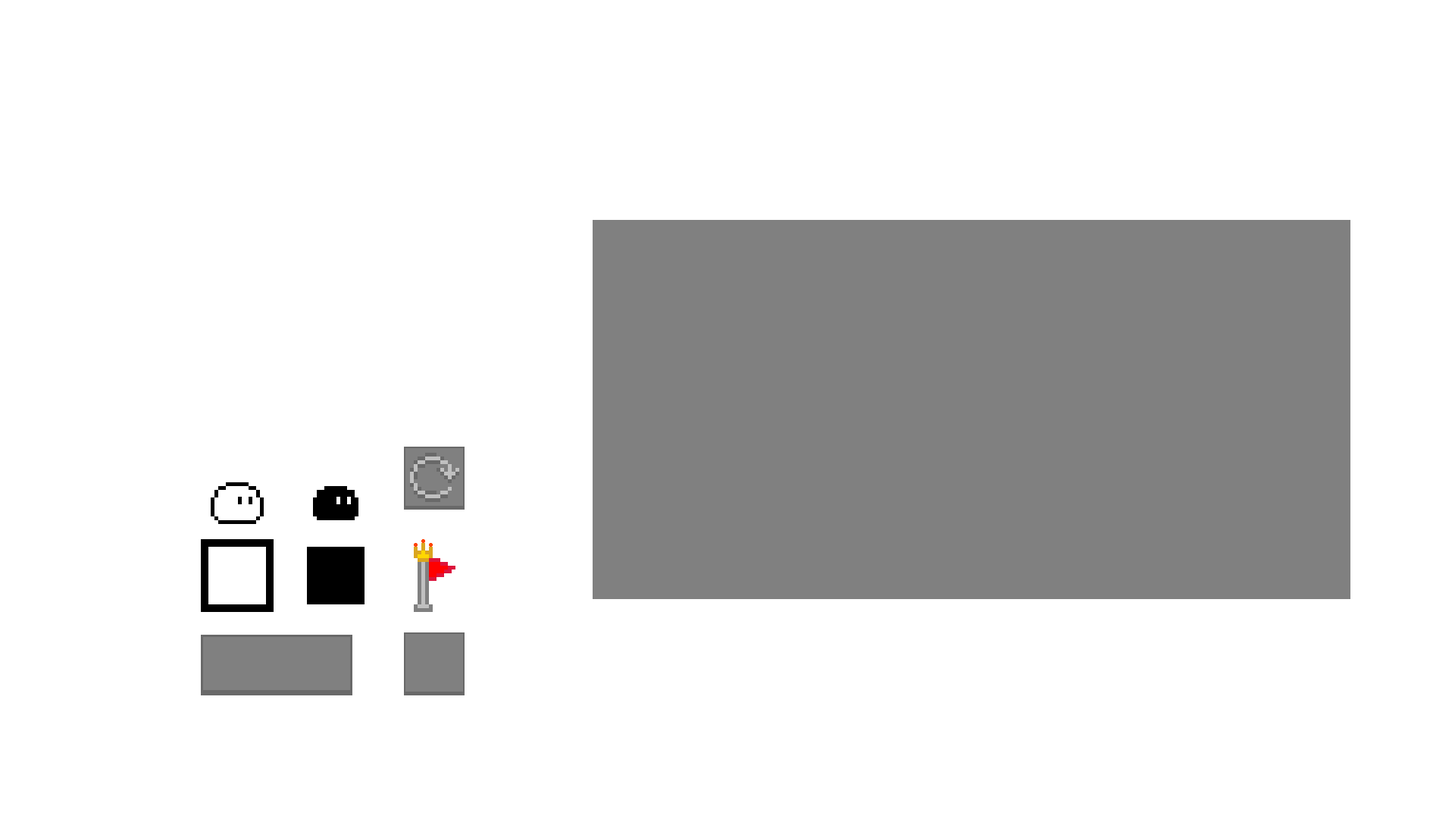
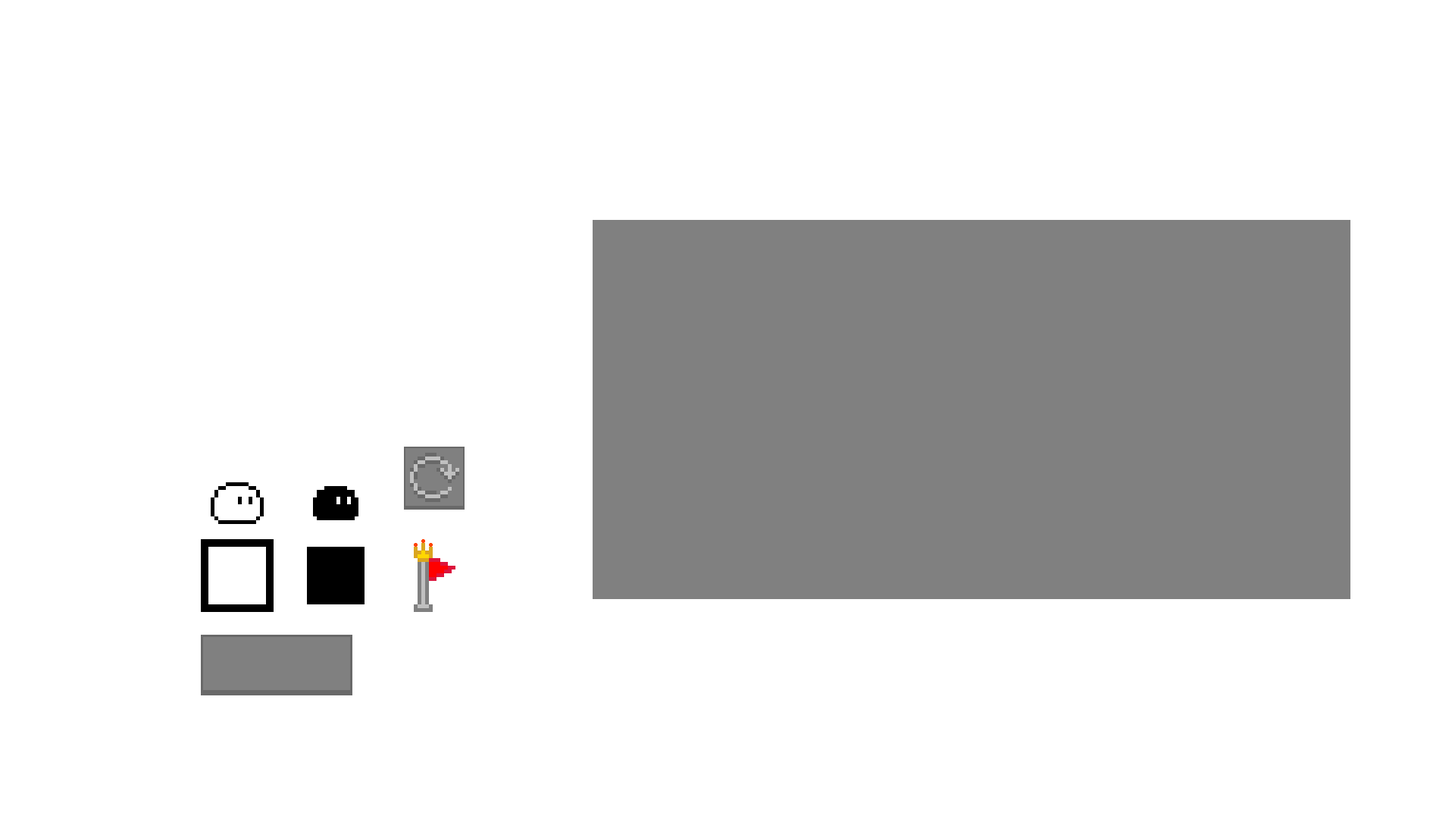
Two versions of the same layered image (1455 x 819). Layer-by-layer changes:
hid "图层 10" over (x1=404, y1=632, x2=465, y2=696)
